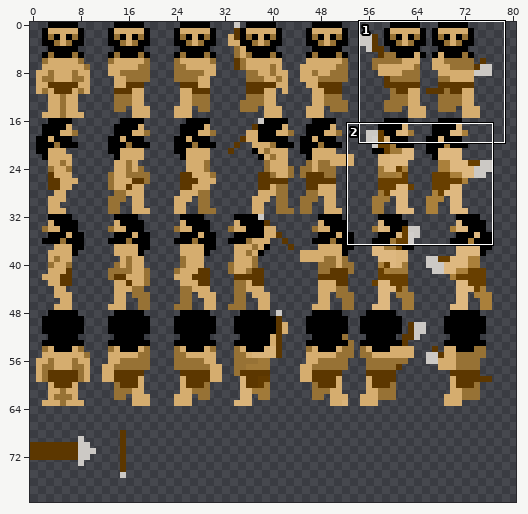
Two states of a sprite sheet, data/desertman_sheet.png. Above, an overview of the earlier version with the close-up marked.
Close-up. First the earlier version:
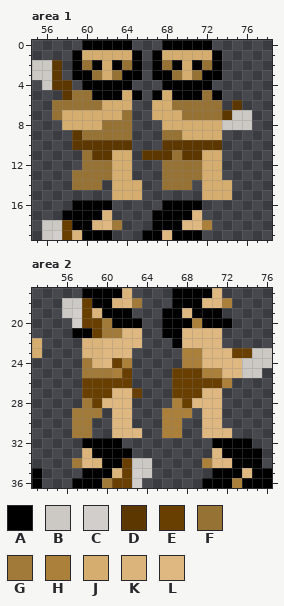
The file is 128x128 pixels. Colours within 5 levels of each other are drawn and written as one. Shown: area 1: x 55..78, y 0..19; area 2: x 53..76, y 17..36. The wide view leaves out empty margins. The commit also changed other parts of the picture, which this record leaves out.
Palette (. is transparent): A #000000  B #ccc9c5  C #d1cecb  D #5c3700  E #683f00  F #977235  G #a17a39  H #aa803b  J #d5ad6f  K #dab47a  L #deb880
Pixels before, area 1, first column x 55:
 0 .....AAAAA...AAAAA....
 1 ....AJJJJJA.AJJJJJA...
 2 BBD.AFAJAFA.AFAJAFA...
 3 BBD.AAFJFAA.AAFJFAA...
 4 .BDD.AAAAA...AAAAA....
 5 ...DFFAAAJA.AJAAAFA...
 6 ..FFFFFJJJ..JJFFFFF.D.
 7 ..FJJJJJJF..JJJFFFFDBB
 8 ...JJJJFFF...JJJJJJBBB
 9 ....DFFFFF...FFJJJJ...
10 ....DDDDDD...DDDDDD...
11 .....FDDJJ.DDDFDDJJ...
12 .....FFFJJ...FFFFJJ...
13 ....FFFFJJ...FFFFJJ...
14 ....FFF.JJJ..FFF.JJJ..
15 ........JJJ......JJJ..
16 ....AAAA.....AAAA.....
17 ...AAAAK....AAAAL.....
18 .BBEAAKLG...AAALLH....
19 .BCEKAAA...AALAAA.....
Pixels before, area 2, first column x 53:
17 .....AAAAK....AAAAL.....
18 ...BBEAAKLG...AAALLH....
19 ...BCEKAAA...AALAAA.....
20 ....CEEGAAA..AAAHAAA....
21 ....AAEGGLL..AALLLL.....
22 J....KKLLLL...ALLLL.....
23 J....KKLLL.....HHLLLEEBB
24 .....GKLEH.....HHLLLLBBB
25 .....GGGHE....EEEHHLLBB.
26 .....EEEEE....EEEEEH....
27 .....EEELLE...EEELL.....
28 .....GELLL....HELLL.....
29 ....GGG.LL...HHH.LL.....
30 ....GG..LL...HH..LL.....
31 ....GG..LLL..HH..LLL....
32 .....AAAA.........AAAA..
33 .....KAAAA........LAAAA.
34 ....GLKAAEBB.....HLLAAA.
35 A....AAAKECB......AAALAA
36 A...AAAGEEC......AAAHAAA
Now the later version:
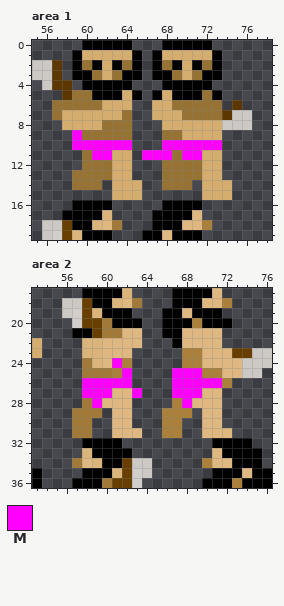
Colours new in this view: M #ff00ff
Change:
Area 1:
The edit turns colour D into colour M in row 9 at x 59; in row 10 at x 59 to 64 and 68 to 73; in row 11 at x 61 to 62, 66 to 68 and 70 to 71.
Area 2:
The edit turns colour E into colour M in row 24 at x 61; in row 25 at x 62 and 67 to 69; in row 26 at x 58 to 62 and 67 to 71; in row 27 at x 58 to 60, 63 and 67 to 69; in row 28 at x 59 and 68.
Changed places in both close-ups, as pixel boxes (x1, y1, x2, y2):
changed: (72, 130, 222, 160)
changed: (82, 358, 222, 408)
